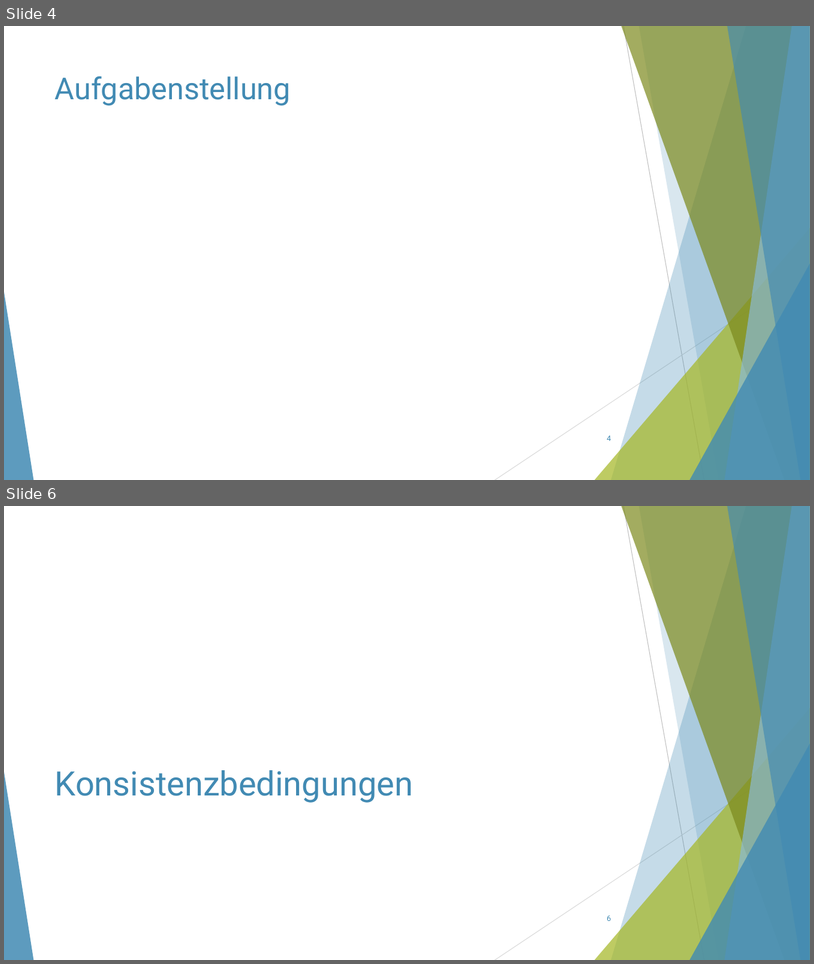
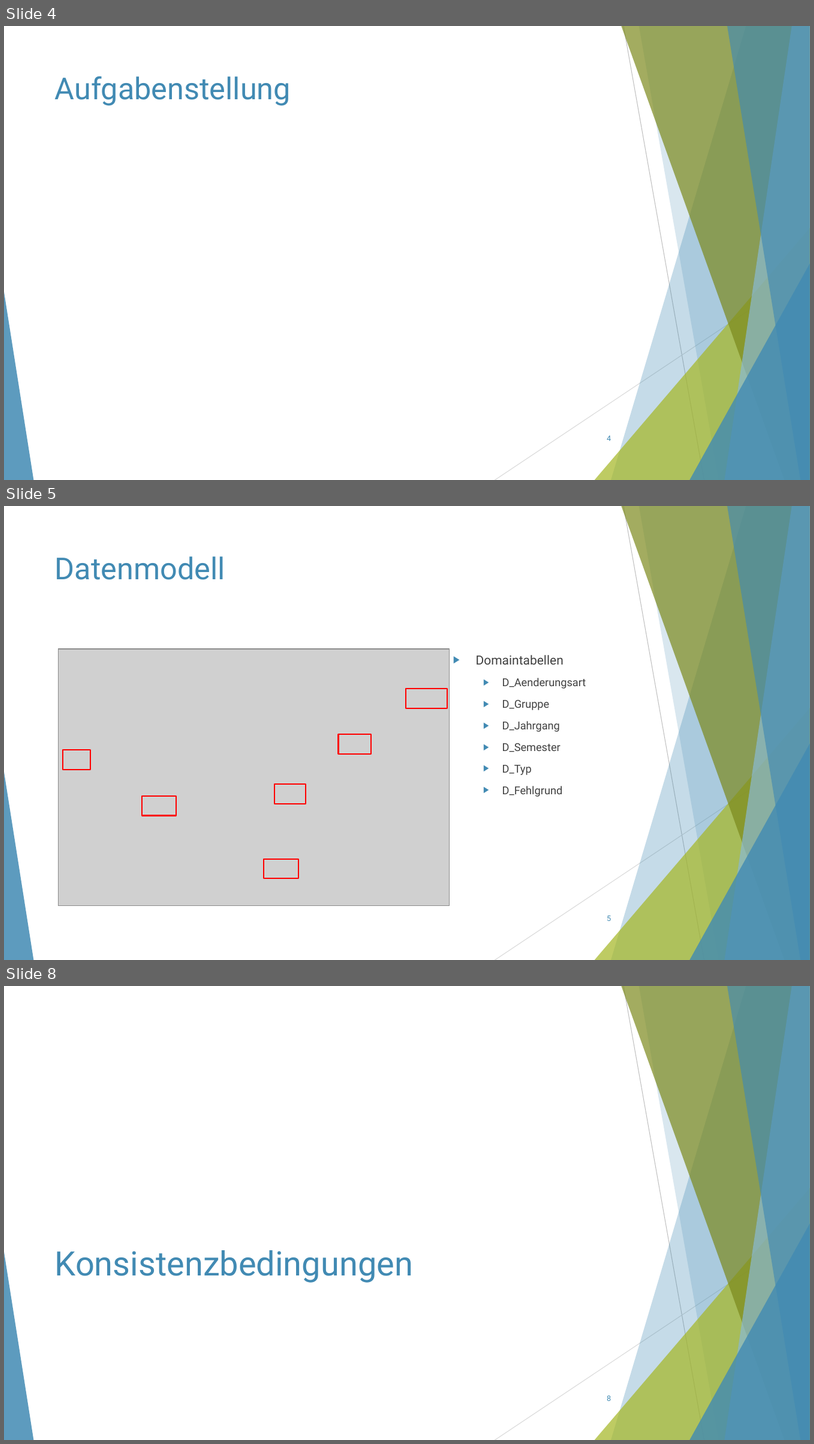
Before and after one commit to ThorbenKonopka/db_WS23_24, a slide deck: Präsentation/Präsentation.pptx. Shown one above the other, each under a label of ours: slides 4 and 6 before the commit, slides 4, 5 and 8 after it; the slides between them are not shown. The pictures are 814x964 and 814x1444 pixels, drawn with LibreOffice and Linux fonts; fonts in the diff are those of the drawing; grey boxes stand for pictures. Boxes give left, top, right and bottom in pixels: in the first picture for what was removed or moved away, otherwise in the second. Text is boxed around its words. In the diff, an @@ line names an element or a change of style, - is before the commit and + after.

```diff
--- a/Präsentation/Präsentation.pptx
+++ b/Präsentation/Präsentation.pptx
@@ slide 5 added at bbox=[4, 506, 810, 960], background #FFFFFF; not listed: 10 template elements that a slide beside it also shows @@
@@ title added at bbox=[55, 556, 225, 580], 36 pt, text #418AB3 @@
+Datenmodell
@@ picture added at bbox=[58, 649, 449, 905] @@
@@ text added at bbox=[476, 655, 587, 796], 13 pt, text #404040 @@
+▶ Domaintabellen
+  ▶ D_Aenderungsart
+  ▶ D_Gruppe
+  ▶ D_Jahrgang
+  ▶ D_Semester
+  ▶ D_Typ
+  ▶ D_Fehlgrund
@@ rectangle added at bbox=[406, 688, 447, 708], outline #FF0000 1.5 pt @@
@@ rectangle added at bbox=[339, 734, 371, 753], outline #FF0000 1.5 pt @@
@@ rectangle added at bbox=[63, 750, 90, 769], outline #FF0000 1.5 pt @@
@@ rectangle added at bbox=[275, 784, 306, 804], outline #FF0000 1.5 pt @@
@@ rectangle added at bbox=[142, 796, 176, 815], outline #FF0000 1.5 pt @@
@@ rectangle added at bbox=[264, 859, 299, 878], outline #FF0000 1.5 pt @@
@@ page number added at bbox=[607, 915, 611, 921], 9 pt, text #418AB3 @@
+5
@@ what was slide 6 is now slide 8 @@
```
Also in this commit, not shown: 7 slides changed, 20 other slides added, 5 slides removed.
